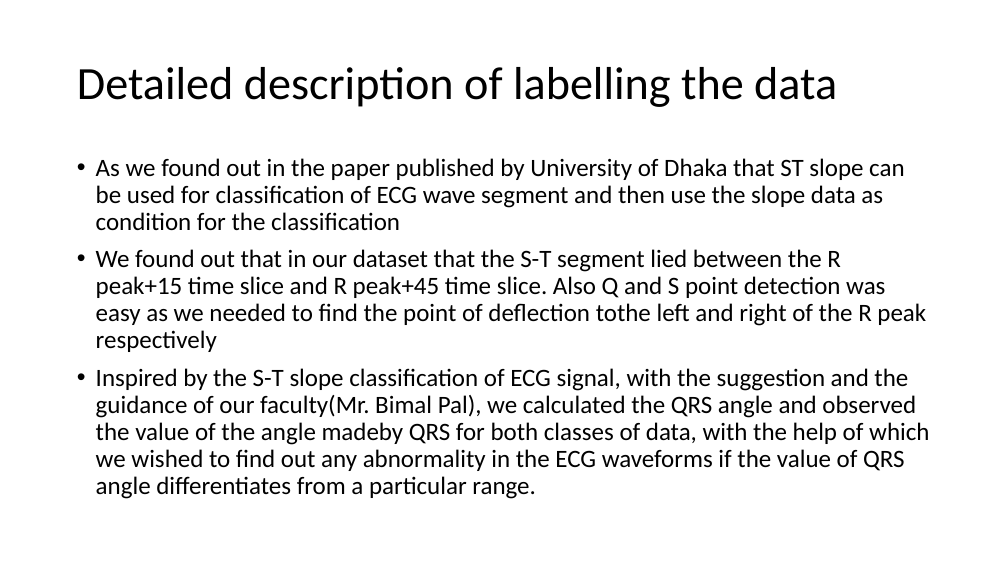
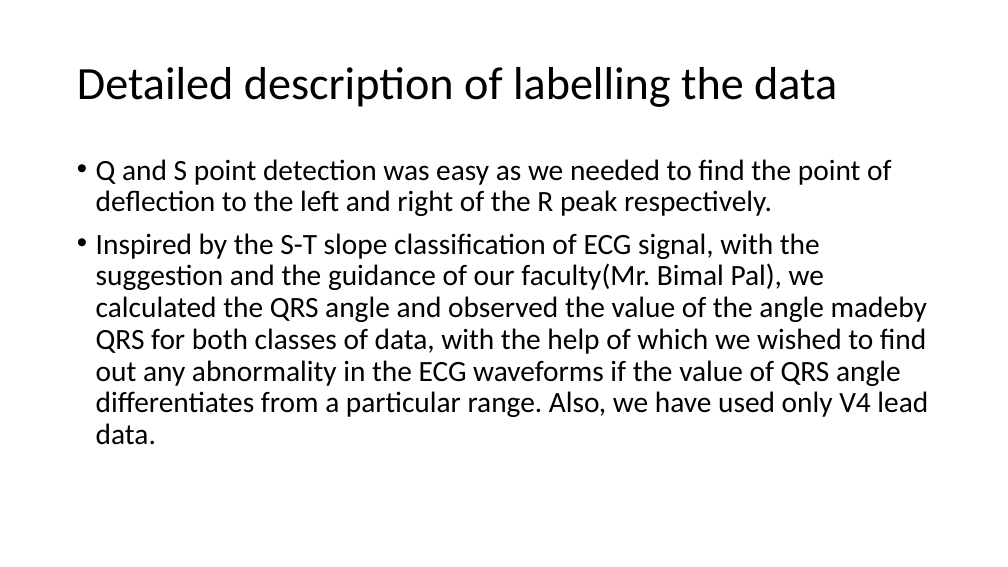
Before and after one commit to SubrataSarkar32/myocardial-ischaemia-detect, a slide deck: slide 22 of 8thsem_ECG signal for mycardial ischaemia and build solution to classify ECG.pptx (slide 7 before the commit). Drawn at 1008x567 pixels with LibreOffice and Linux fonts; fonts in the diff are those of the drawing. Boxes give left, top, right and bottom in pixels: in the first picture for what was removed or moved away, otherwise in the second. Text is boxed around its words. In the diff, an @@ line names an element or a change of style, - is before the commit and + after.

```diff
--- a/8thsem_ECG signal for mycardial ischaemia and build solution to classify ECG.pptx
+++ b/8thsem_ECG signal for mycardial ischaemia and build solution to classify ECG.pptx
@@ text at (96,159,928,445): text changed; size 23.8 to 28 pt @@
-• As we found out in the paper published by University of Dhaka that ST slope can be used for classification of ECG wave segment and then use the slope data as condition for the classification
-• We found out that in our dataset that the S-T segment lied between the R peak+15 time slice and R peak+45 time slice. Also Q and S point detection was easy as we needed to find the point of deflection tothe left and right of the R peak respectively
-• Inspired by the S-T slope classification of ECG signal, with the suggestion and the guidance of our faculty(Mr. Bimal Pal), we calculated the QRS angle and observed the value of the angle madeby QRS for both classes of data, with the help of which we wished to find out any abnormality in the ECG waveforms if the value of QRS angle differentiates from a particular range.
+• Q and S point detection was easy as we needed to find the point of deflection to the left and right of the R peak respectively.
+• Inspired by the S-T slope classification of ECG signal, with the suggestion and the guidance of our faculty(Mr. Bimal Pal), we calculated the QRS angle and observed the value of the angle madeby QRS for both classes of data, with the help of which we wished to find out any abnormality in the ECG waveforms if the value of QRS angle differentiates from a particular range. Also, we have used only V4 lead data.
```
Also in this commit, not shown: 10 other slides changed, 15 slides added, 5 other files.
